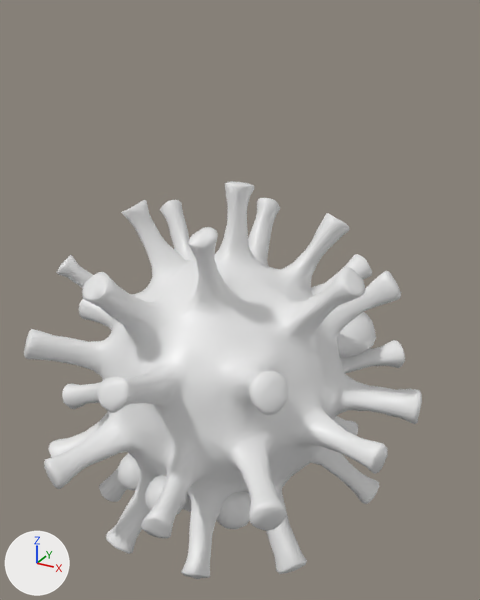
One commit to the FBX model Projekt_fkk_Corona/Assets/Virus/Virus_mit_Animation.fbx: the scene before it, then after it.
Camera for both pictures: a 50 mm camera at (1.67, -3.49, 1.79) aimed at (-0.02, -0.42, 0.26). Arrows for +X, +Y and +Z are at lower left; the lights stay in place.

Before the edit, the objects in view are built like this:
```python
ob_feet_sphere_001 = bpy.data.objects.new('feet_Sphere.001', me_feet_sphere_001)
ob_feet_sphere_001.location = (0.0, 0.322, 0.07)
ob_feet_sphere_001.rotation_euler = (-3.142, 0.0, 0.0)  # degrees (-180, 0, 0)
ob_feet_sphere_002 = bpy.data.objects.new('feet_Sphere.002', me_feet_sphere_002)
ob_feet_sphere_002.location = (0.0, 0.322, 0.07)
ob_feet_sphere_002.rotation_euler = (-3.142, 0.0, 0.0)  # degrees (-180, 0, 0)
ob_feet_sphere_003 = bpy.data.objects.new('feet_Sphere.003', me_feet_sphere_003)
ob_feet_sphere_003.location = (0.0, 0.0, 0.0)
ob_feet_sphere_003.rotation_euler = (1.571, 0.0, 0.0)  # degrees (90, 0, 0)
ob_feet_sphere_004 = bpy.data.objects.new('feet_Sphere.004', me_feet_sphere_004)
ob_feet_sphere_004.location = (0.0, 0.322, 0.07)
ob_feet_sphere_004.rotation_euler = (-3.142, 0.0, 0.0)  # degrees (-180, 0, 0)
ob_feet_sphere_005 = bpy.data.objects.new('feet_Sphere.005', me_feet_sphere_005)
ob_feet_sphere_005.location = (0.0, 0.322, 0.07)
ob_feet_sphere_005.rotation_euler = (-3.142, 0.0, 0.0)  # degrees (-180, 0, 0)
ob_iris_sphere_006 = bpy.data.objects.new('Iris_Sphere.006', me_iris_sphere_006)
ob_iris_sphere_006.location = (0.0, 0.322, 0.07)
ob_iris_sphere_006.rotation_euler = (-3.142, 0.0, 0.0)  # degrees (-180, 0, 0)
```
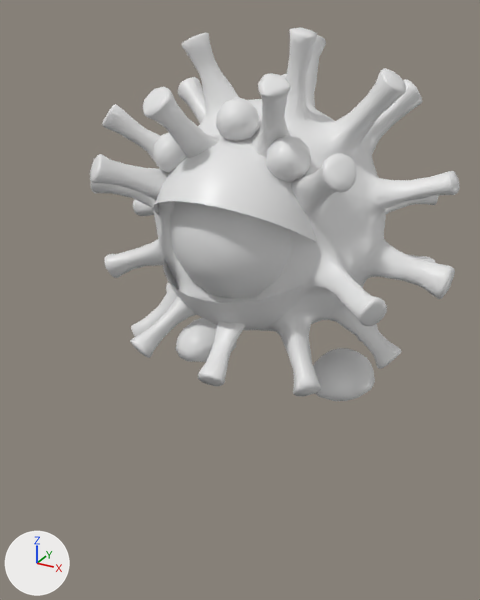
Location of each change, [x1, y1, x2, y2] in pixels of the pictures (480 x 600 px):
'feet_Sphere.005', moved, turned
    before: [24, 181, 422, 579]
    after: [90, 27, 460, 396]
'Iris_Sphere.006', moved, turned (not visible before)
    after: [170, 201, 292, 299]
'feet_Sphere.003', moved
    before: [337, 312, 376, 358]
    after: [175, 318, 375, 401]
'feet_Sphere.004', moved, turned
    before: [217, 492, 251, 529]
    after: [266, 136, 311, 182]
'feet_Sphere.002', moved, turned
    before: [145, 475, 188, 515]
    after: [216, 99, 259, 142]
'feet_Sphere.001', moved, turned
    before: [117, 453, 140, 491]
    after: [153, 132, 187, 173]

Patch to the scene script:
```diff
--- a/Projekt_fkk_Corona/Assets/Virus/Virus_mit_Animation.fbx.py
+++ b/Projekt_fkk_Corona/Assets/Virus/Virus_mit_Animation.fbx.py
@@ ob_feet_sphere_005 @@
 ob_feet_sphere_005 = bpy.data.objects.new('feet_Sphere.005', me_feet_sphere_005)
-ob_feet_sphere_005.location = (0.0, 0.322, 0.07)
-ob_feet_sphere_005.rotation_euler = (-3.142, 0.0, 0.0)  # degrees (-180, 0, 0)
+ob_feet_sphere_005.location = (0.0, 0.063, -0.323)
+ob_feet_sphere_005.rotation_euler = (1.548, 0.0, 0.0)  # degrees (89, 0, 0)
@@ ob_iris_sphere_006 @@
 ob_iris_sphere_006 = bpy.data.objects.new('Iris_Sphere.006', me_iris_sphere_006)
-ob_iris_sphere_006.location = (0.0, 0.322, 0.07)
-ob_iris_sphere_006.rotation_euler = (-3.142, 0.0, 0.0)  # degrees (-180, 0, 0)
+ob_iris_sphere_006.location = (0.0, 0.063, -0.323)
+ob_iris_sphere_006.rotation_euler = (1.548, 0.0, 0.0)  # degrees (89, 0, 0)
@@ ob_feet_sphere_004 @@
 ob_feet_sphere_004 = bpy.data.objects.new('feet_Sphere.004', me_feet_sphere_004)
-ob_feet_sphere_004.location = (0.0, 0.322, 0.07)
-ob_feet_sphere_004.rotation_euler = (-3.142, 0.0, 0.0)  # degrees (-180, 0, 0)
+ob_feet_sphere_004.location = (0.0, 0.063, -0.323)
+ob_feet_sphere_004.rotation_euler = (1.548, 0.0, 0.0)  # degrees (89, 0, 0)
@@ ob_feet_sphere_001 @@
 ob_feet_sphere_001 = bpy.data.objects.new('feet_Sphere.001', me_feet_sphere_001)
-ob_feet_sphere_001.location = (0.0, 0.322, 0.07)
-ob_feet_sphere_001.rotation_euler = (-3.142, 0.0, 0.0)  # degrees (-180, 0, 0)
+ob_feet_sphere_001.location = (0.0, 0.063, -0.323)
+ob_feet_sphere_001.rotation_euler = (1.548, 0.0, 0.0)  # degrees (89, 0, 0)
@@ ob_feet_sphere_002 @@
 ob_feet_sphere_002 = bpy.data.objects.new('feet_Sphere.002', me_feet_sphere_002)
-ob_feet_sphere_002.location = (0.0, 0.322, 0.07)
-ob_feet_sphere_002.rotation_euler = (-3.142, 0.0, 0.0)  # degrees (-180, 0, 0)
+ob_feet_sphere_002.location = (0.0, 0.063, -0.323)
+ob_feet_sphere_002.rotation_euler = (1.548, 0.0, 0.0)  # degrees (89, 0, 0)
@@ ob_feet_sphere_003 @@
 ob_feet_sphere_003 = bpy.data.objects.new('feet_Sphere.003', me_feet_sphere_003)
-ob_feet_sphere_003.location = (0.0, 0.0, 0.0)
+ob_feet_sphere_003.location = (0.0, 0.063, -0.323)
 ob_feet_sphere_003.rotation_euler = (1.571, 0.0, 0.0)  # degrees (90, 0, 0)
```
